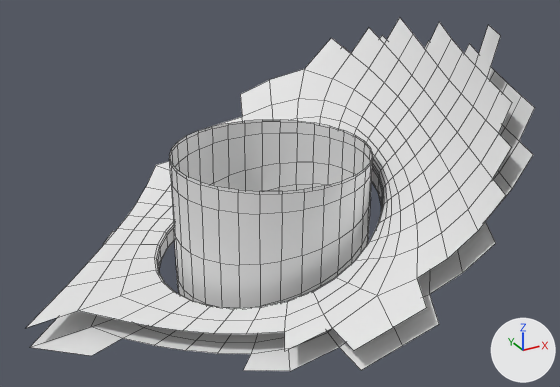
An edit to the OBJ model PadForge.App/3DModels/DualSense/Edge/B2.obj, drawn before and after from the same camera.
One viewpoint serves both versions: a camera (50 mm lens) standing at (45.8, -52.8, -3.5) and looking at (62.0, -23.4, -18.2). Lighting does not change. The marker at lower right points along +X, +Y and +Z. The first picture is the older version. Mesh edges are drawn as thin lines. Where no turn or scale is listed for an object, it has been applied to the vertices.

Objects in the first picture: 'B2'.
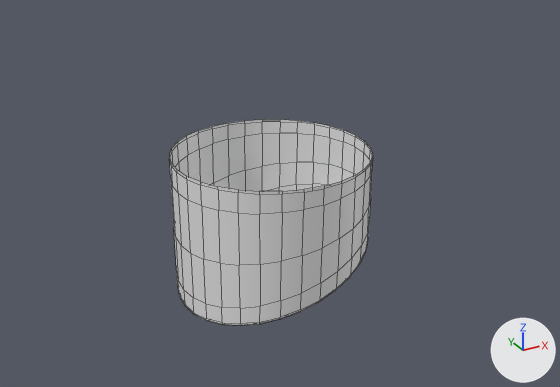
What differs and where, as boxes [x1, y1, x2, y2] in the pictures (560 x 387 px):
'B2', reshaped (60% narrower, 42% shorter): before [26, 18, 535, 371]; after [169, 120, 373, 326]
part 1 of me_b2, deleted: before [26, 18, 535, 371]

The edits, one by one:
me_b2 is used by ob_b2; location (0.0, 0.0, 0.0).
me_b2 had 1025 vertices, 958 faces and spanned x 49.8..72.1, y -33.9..-10.2, z -23.1..-10.2.
me_b2 now has 465 vertices, 448 faces and spans x 57.1..66.4, y -27.7..-18.4, z -23.1..-16.1.
me_b2 part 1: the loose piece of 560 vertices spanning x 49.8..72.1, y -33.9..-10.2, z -23.0..-10.2 is deleted.
